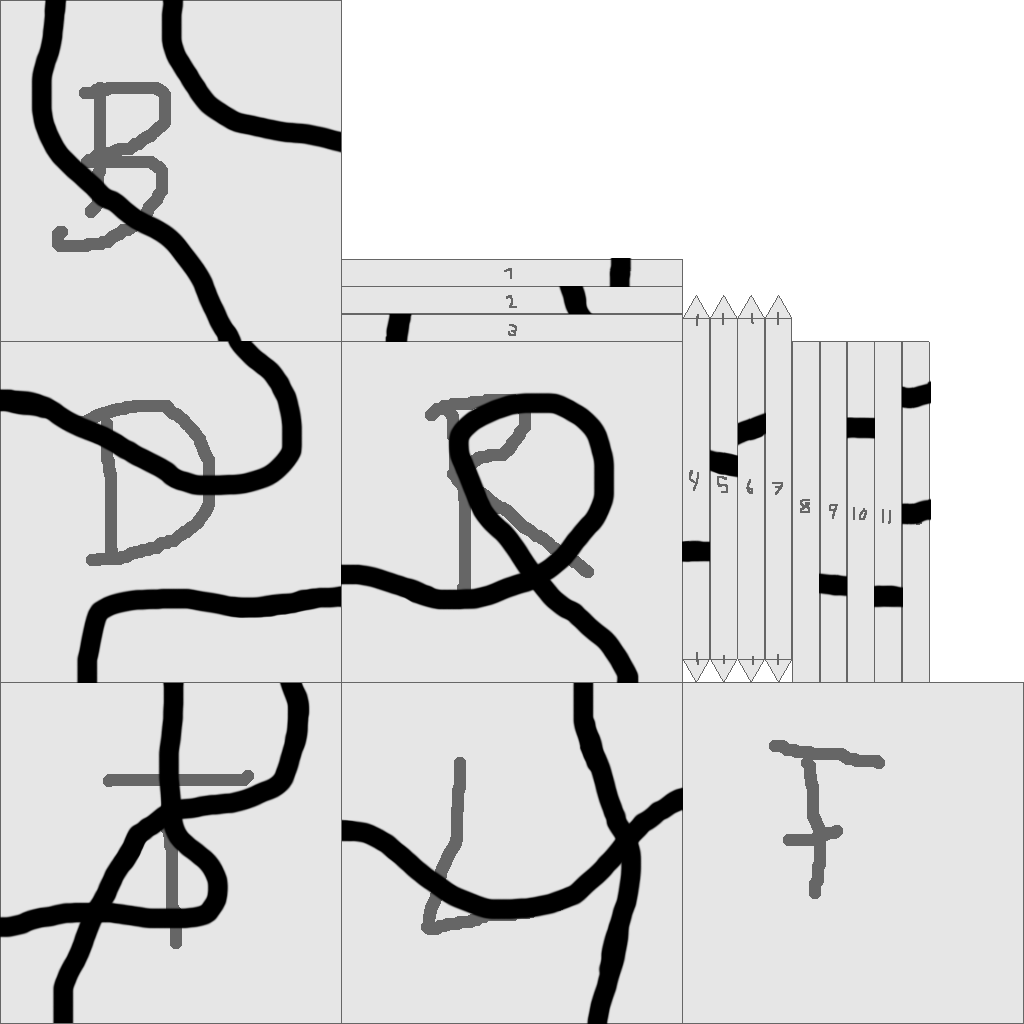
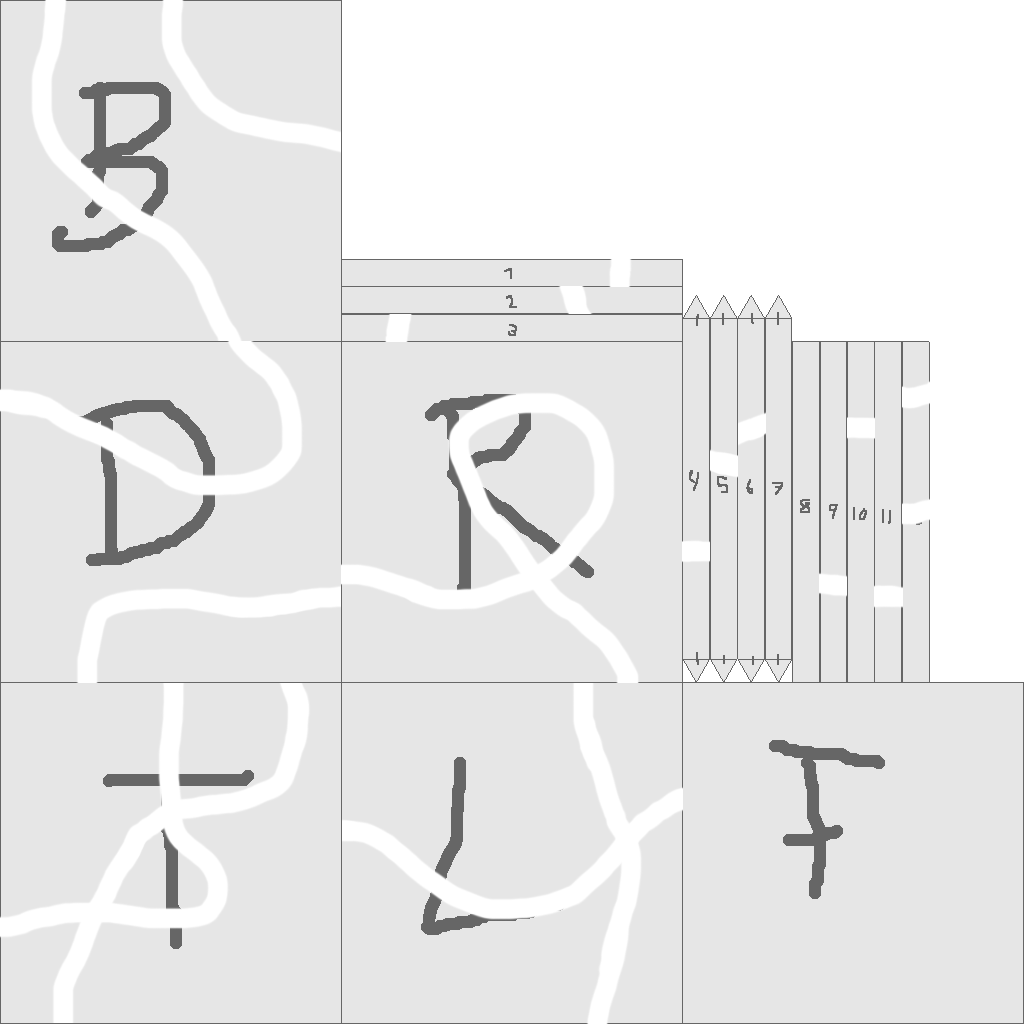
Layer changes from the first 1024×1024 image to the second:
added group "without lines white" with 18 layers above "without lines" over [0, 0, 931, 1024]
added layer "12" (1st of 3, in "without lines white") in group "without lines white" over [902, 380, 931, 526]
added layer "11" (1st of 3, in "without lines white") in group "without lines white" over [874, 584, 903, 609]
added layer "10" (1st of 3, in "without lines white") in group "without lines white" over [847, 416, 875, 440]
added layer "9" (1st of 3, in "without lines white") in group "without lines white" over [819, 572, 847, 598]
added layer "6" (1st of 3, in "without lines white") in group "without lines white" over [738, 411, 766, 447]
added layer "5" (1st of 2, in "without lines white") in group "without lines white" over [710, 448, 738, 479]
added layer "4" (1st of 3, in "without lines white") in group "without lines white" over [682, 539, 710, 563]
added layer "3" (1st of 3, in "without lines white") in group "without lines white" over [384, 314, 413, 342]
added layer "2" (1st of 3, in "without lines white") in group "without lines white" over [558, 286, 594, 314]
added layer "Lager 2" in group "without lines white" over [608, 258, 633, 287]
added layer "Down" (1st of 3, in "without lines white") in group "without lines white" over [0, 341, 341, 683]
added layer "Top" (1st of 3, in "without lines white") in group "without lines white" over [0, 683, 311, 1023]
added layer "Back" (1st of 3, in "without lines white") in group "without lines white" over [30, 0, 341, 341]
added layer "Right" (1st of 5, in "without lines white") in group "without lines white" over [341, 391, 640, 683]
added layer "Left" (1st of 5, in "without lines white") in group "without lines white" over [342, 683, 683, 1024]
hid group "without lines" (21 layers) over [0, 0, 931, 1024]
